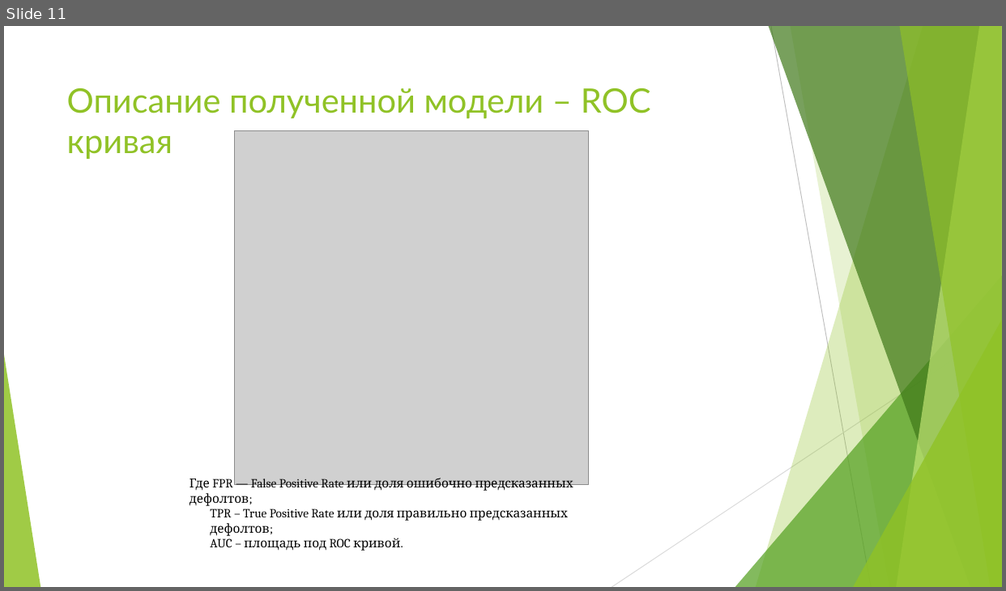
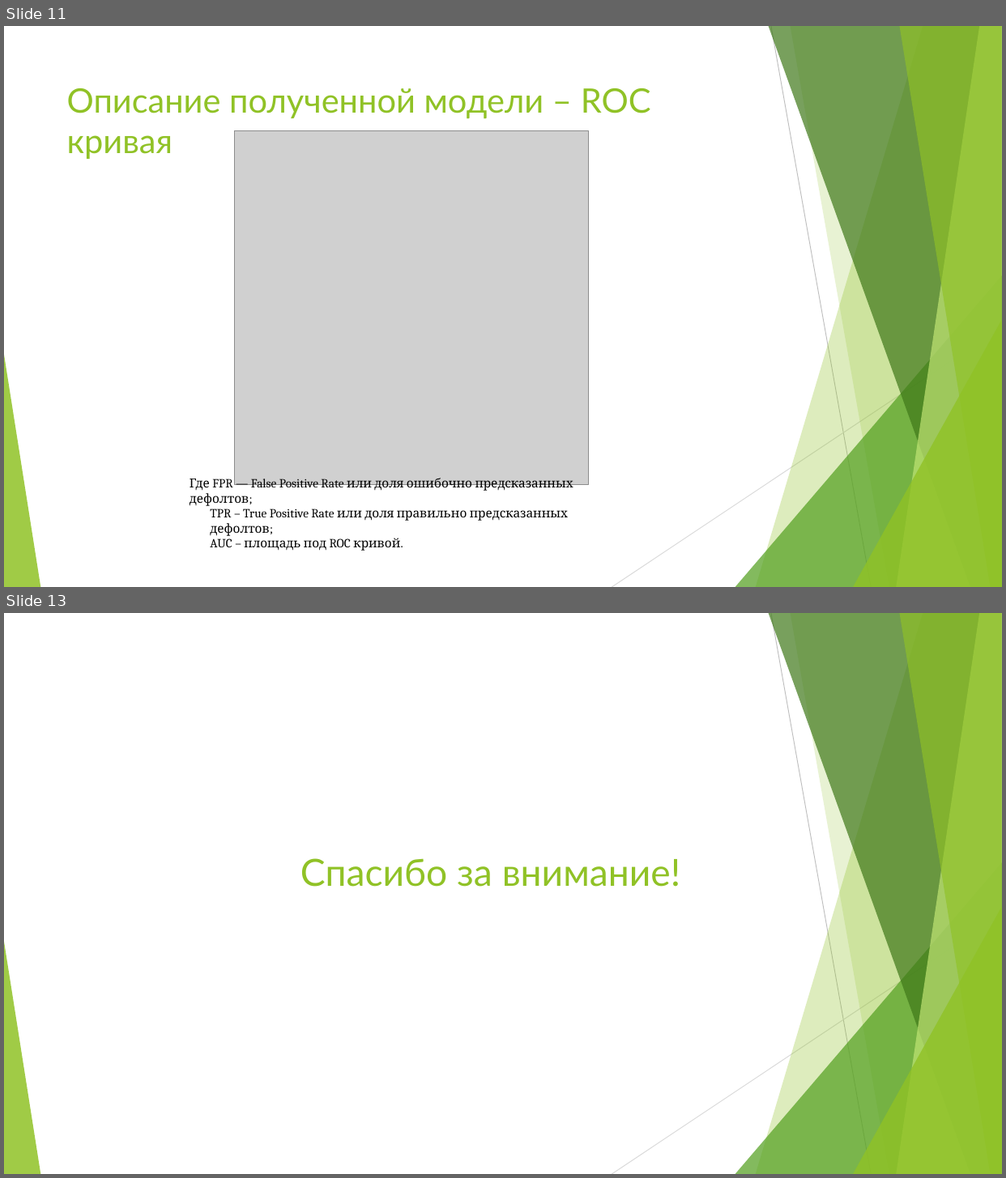
Before and after one commit to Dranikf/diplom_project, a slide deck: defence/презентация защита работы.pptx. Shown one above the other, each under a label of ours: slide 11 before the commit, slides 11 and 13 after it; the slides between them are not shown. The pictures are 1006x591 and 1006x1178 pixels, drawn with LibreOffice and Linux fonts; fonts in the diff are those of the drawing; grey boxes stand for pictures. Boxes give left, top, right and bottom in pixels: in the first picture for what was removed or moved away, otherwise in the second. Text is boxed around its words. In the diff, an @@ line names an element or a change of style, - is before the commit and + after.

```diff
--- a/defence/презентация защита работы.pptx
+++ b/defence/презентация защита работы.pptx
@@ slide 13 added at <box>4,613,1002,1174</box>, background #FFFFFF; not listed: 10 template elements that a slide beside it also shows @@
@@ title added at <box>300,858,680,887</box>, 36 pt, text #90C226 @@
+Спасибо за внимание!
```
Also in this commit, not shown: 2 slides changed, 1 other slide added, 1 slide removed, 6 other files.
